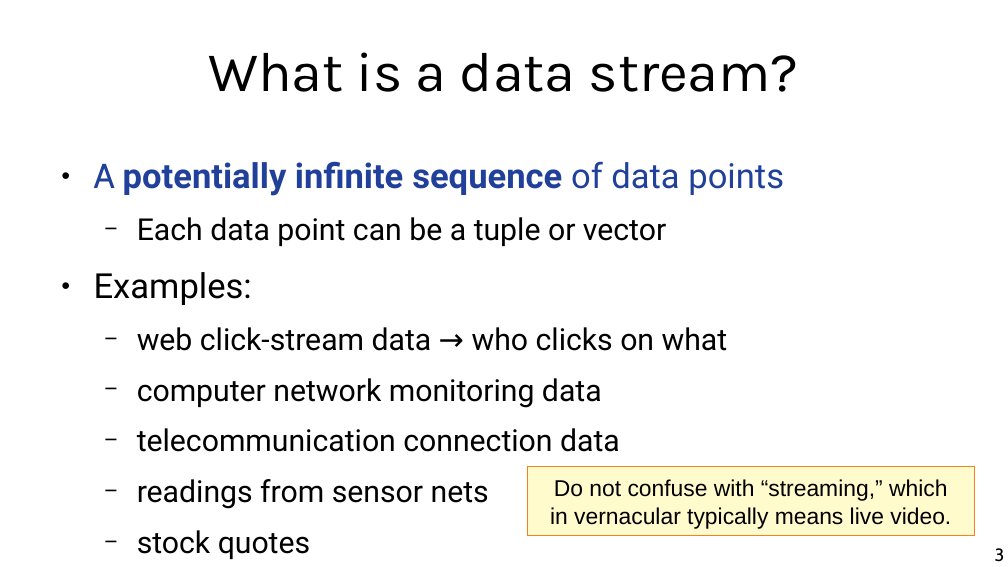
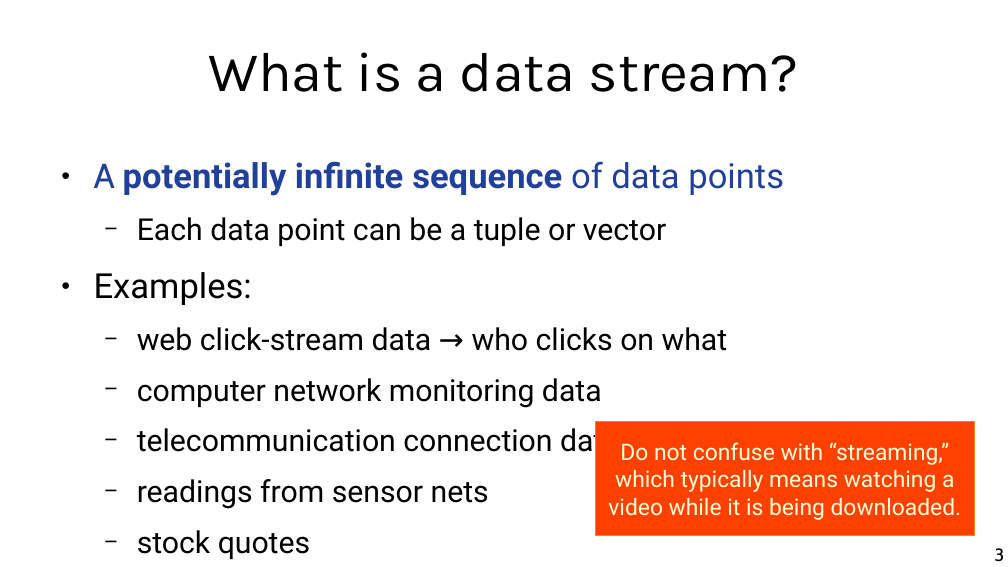
Before and after one commit to chatox/data-mining-course, a slide deck: slide 3 of theory/odp/tt22_streams.odp. Drawn at 1008x567 pixels with LibreOffice and Linux fonts; fonts in the diff are those of the drawing. Boxes give left, top, right and bottom in pixels: in the first picture for what was removed or moved away, otherwise in the second. Text is boxed around its words. In the diff, an @@ line names an element or a change of style, - is before the commit and + after.

Commit message:
Streams done

```diff
--- a/theory/odp/tt22_streams.odp
+++ b/theory/odp/tt22_streams.odp
@@ rectangle "Do not confuse with “streaming,” ...": place and size @@
-rectangle "Do not confuse with “streaming,” ..." at (528, 466, 975, 536)
+rectangle "Do not confuse with “streaming,” ..." at (595, 422, 975, 536)
@@ rectangle "Do not confuse with “streaming,” ..." at (595, 422, 975, 536): fill #FFFBCC to #FF4000 @@
@@ text in rectangle at (608, 442, 962, 520): text changed; font Arial to Roboto; text colour #000000 to #FFFFD7 @@
-Do not confuse with “streaming,” which
-in vernacular typically means live video.
+Do not confuse with “streaming,” which typically means watching a video while it is being downloaded.
```
Also in this commit, not shown: 11 other slides changed, 10 other files.
